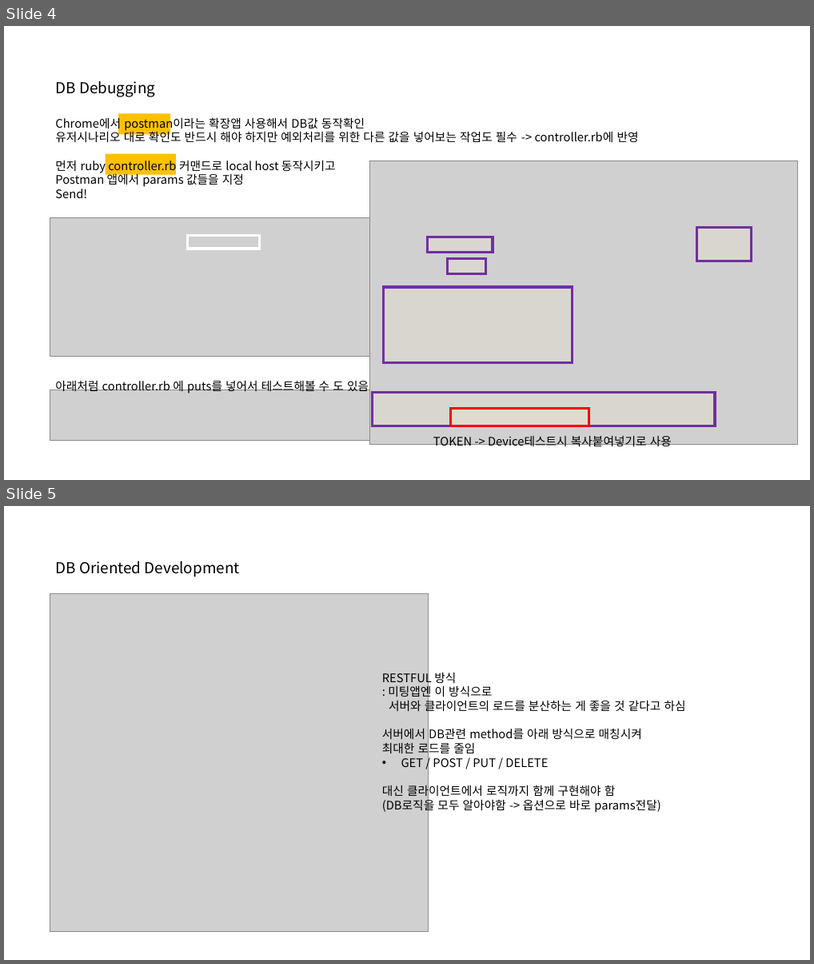
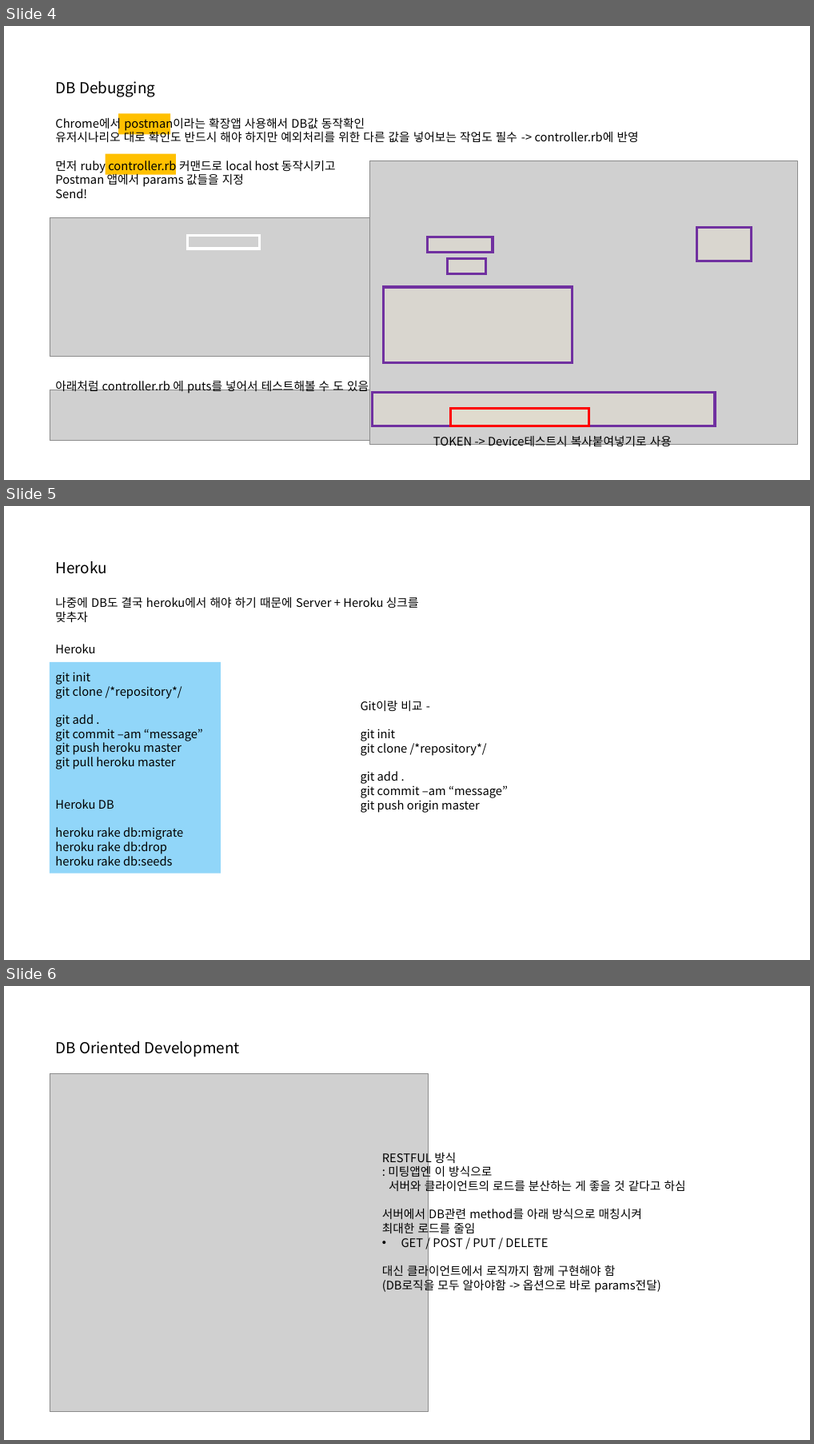
Before and after one commit to zzokokeic/barogagi1gibateam, a slide deck: Docs/Dev_Guide.pptx. Shown one above the other, each under a label of ours: slides 4 and 5 before the commit, slides 4, 5 and 6 after it. The pictures are 814x964 and 814x1444 pixels, drawn with LibreOffice and Linux fonts; fonts in the diff are those of the drawing; grey boxes stand for pictures. Boxes give left, top, right and bottom in pixels: in the first picture for what was removed or moved away, otherwise in the second. Text is boxed around its words. In the diff, an @@ line names an element or a change of style, - is before the commit and + after.

```diff
--- a/Docs/Dev_Guide.pptx
+++ b/Docs/Dev_Guide.pptx
@@ slide 5 added at (4,506,810,960), background #FFFFFF @@
@@ text added at (55,561,106,574), 18 pt, text #000000 @@
+Heroku
@@ text added at (55,597,419,622), 14 pt, text #000000 @@
+나중에 DB도 결국 heroku에서 해야 하기 때문에 Server + Heroku 싱크를 맞추자
@@ text added at (55,644,203,865), 14 pt, text #000000 @@
+Heroku
+git init
+git clone /*repository*/
+git add .
+git commit –am “message”
+git push heroku master
+git pull heroku master
+Heroku DB
+heroku rake db:migrate
+heroku rake db:drop
+heroku rake db:seeds
@@ rectangle added at (50,662,221,873), fill #91D6F9 @@
@@ text added at (361,700,508,812), 14 pt, text #000000 @@
+Git이랑 비교 -
+git init
+git clone /*repository*/
+git add .
+git commit –am “message”
+git push origin master
@@ what was slide 5 is now slide 6 @@
```
Also in this commit, not shown: 2 slides changed, 2 other slides added, 1 other file.
